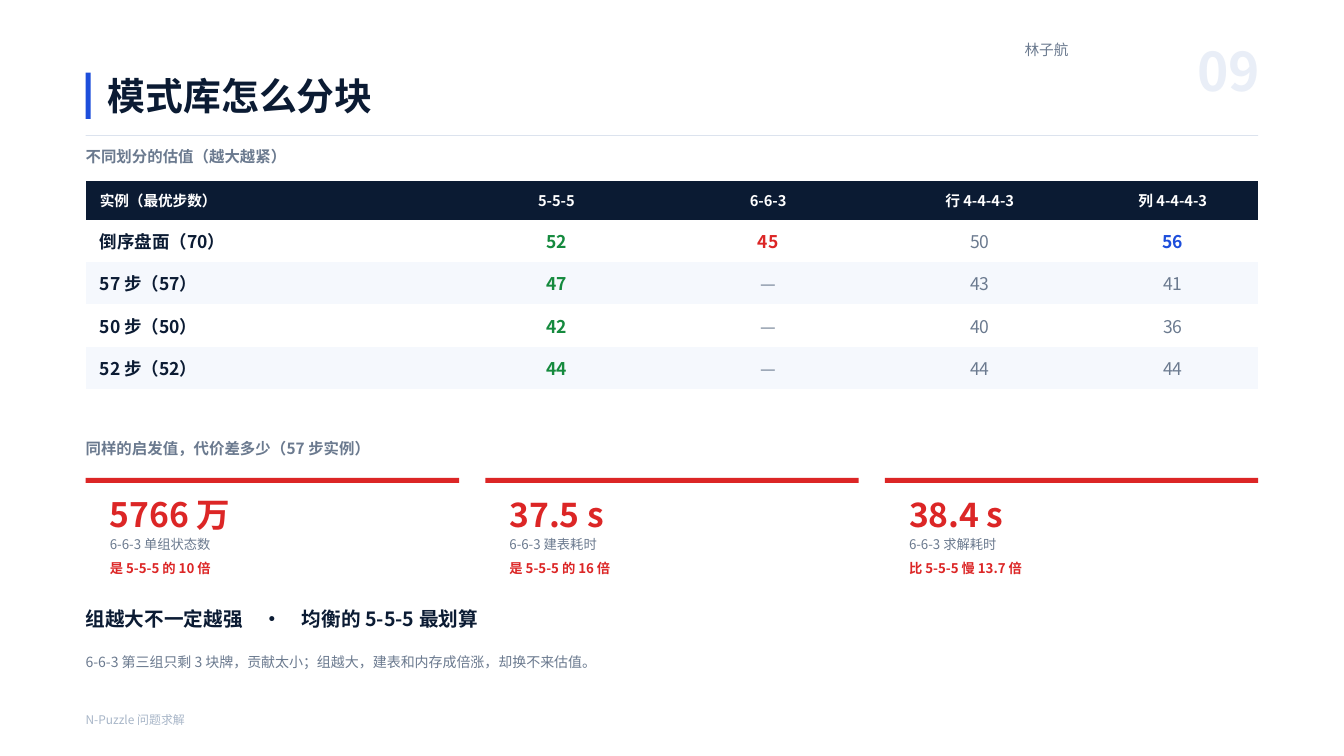
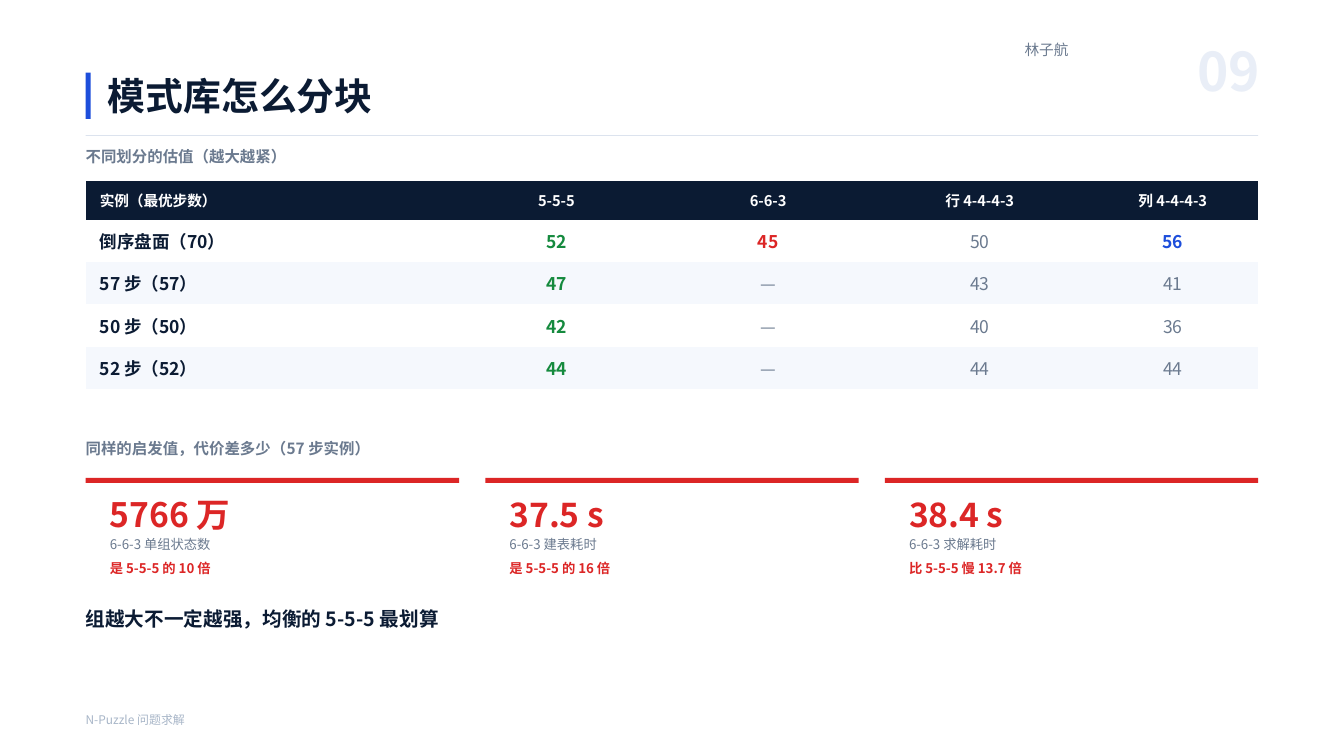
Before and after one commit to lin612320/ai-course-group, a slide deck: slide 9 of 项目一-NPuzzle问题求解/02-演示/N-Puzzle项目演示.pptx. Drawn at 1344x756 pixels with LibreOffice and Linux fonts; fonts in the diff are those of the drawing; background and template pictures are left out. Boxes give left, top, right and bottom in pixels: in the first picture for what was removed or moved away, otherwise in the second. Text is boxed around its words. In the diff, an @@ line names an element or a change of style, - is before the commit and + after.

```diff
--- a/项目一-NPuzzle问题求解/02-演示/N-Puzzle项目演示.pptx
+++ b/项目一-NPuzzle问题求解/02-演示/N-Puzzle项目演示.pptx
@@ text at [86,609,439,629]: text changed @@
-组越大不一定越强 · 均衡的 5-5-5 最划算
+组越大不一定越强，均衡的 5-5-5 最划算
@@ text removed at [86,655,596,669] @@
-6-6-3 第三组只剩 3 块牌，贡献太小；组越大，建表和内存成倍涨，却换不来估值。
```
Also in this commit, not shown: 3 other slides changed, 2 other files.
